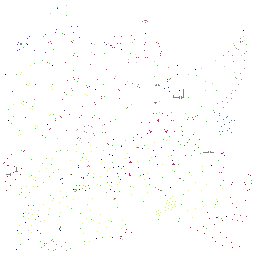
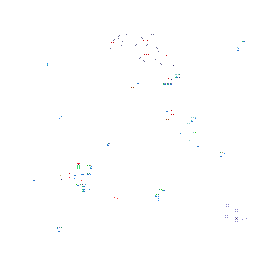
Before/after of a w=256, h=256 layered artwork. What changed in the layer stack:
hid "spawners" over <box>3,5,252,251</box>
showed "doodads", painted on it over <box>33,34,247,232</box>
